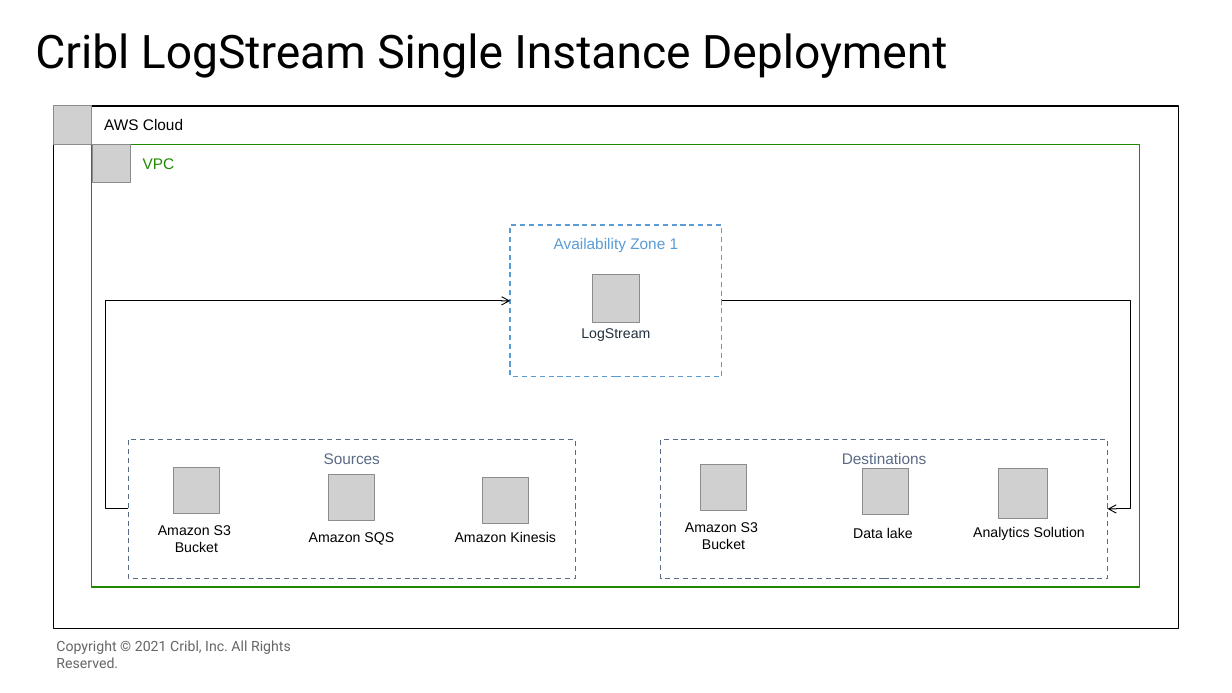
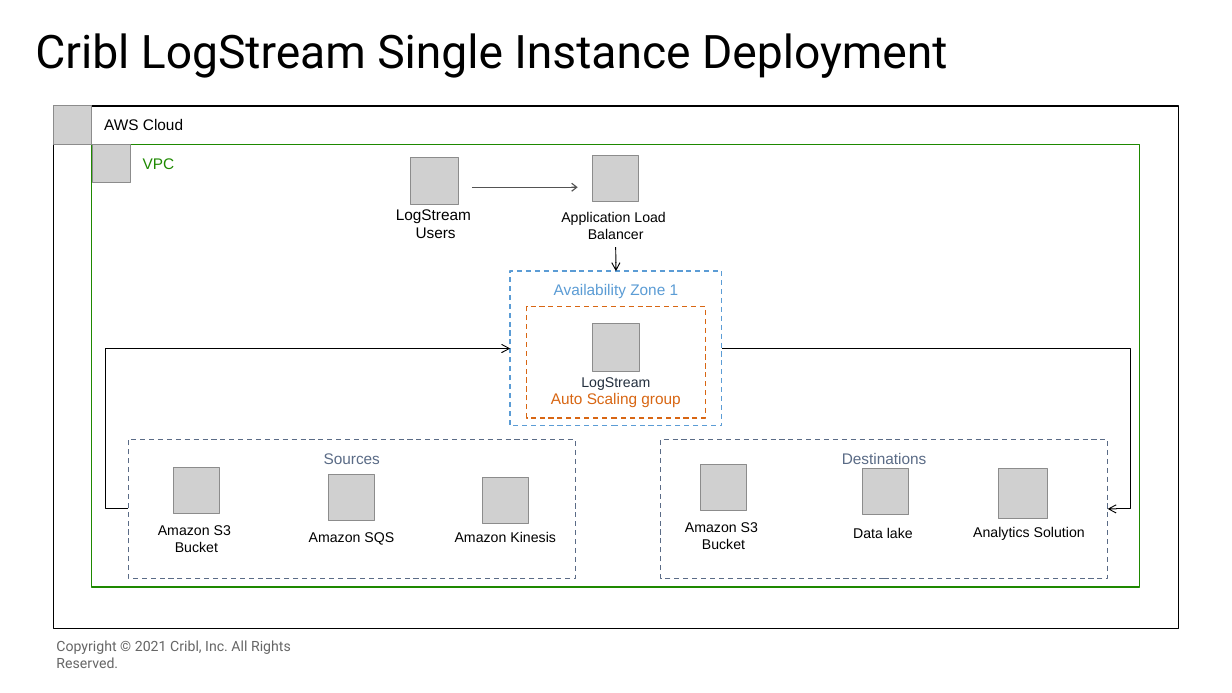
Before and after one commit to aws-quickstart/quickstart-cribl-logstream, a slide deck: slide 4 of docs/images/Cribl_AWS.pptx (slide 3 before the commit). Drawn at 1232x693 pixels with LibreOffice and Linux fonts; fonts in the diff are those of the drawing; grey boxes stand for pictures; background and template pictures are left out. Boxes give left, top, right and bottom in pixels: in the first picture for what was removed or moved away, otherwise in the second. Text is boxed around its words. In the diff, an @@ line names an element or a change of style, - is before the commit and + after.

```diff
--- a/docs/images/Cribl_AWS.pptx
+++ b/docs/images/Cribl_AWS.pptx
@@ group added at [396, 155, 665, 271]: 2 texts, 2 pictures, 2 arrows @@
+Application Load
+Balancer
+LogStream
+Users
@@ rectangle "Availability Zone 1": place and size @@
-rectangle "Availability Zone 1" at [510, 225, 722, 376]
+rectangle "Availability Zone 1" at [510, 271, 722, 425]
@@ rectangle added at [527, 307, 705, 419], outline #D86613 1 pt dashed, 12 pt, text #D86613 @@
+Auto Scaling group
@@ picture: place and size @@
-picture at [592, 274, 640, 322]
+picture at [592, 323, 640, 371]
@@ elbow arrow moved from (128, 509) - (510, 301) to (128, 509) - (510, 348) @@
@@ elbow arrow moved from (722, 301) - (1108, 509) to (722, 348) - (1108, 509) @@
@@ text "LogStream": place and size @@
-text "LogStream" at [581, 328, 650, 341]
+text "LogStream" at [581, 377, 650, 390]
```
Also in this commit, not shown: 1 other slide changed, 1 slide added, 19 other files.
